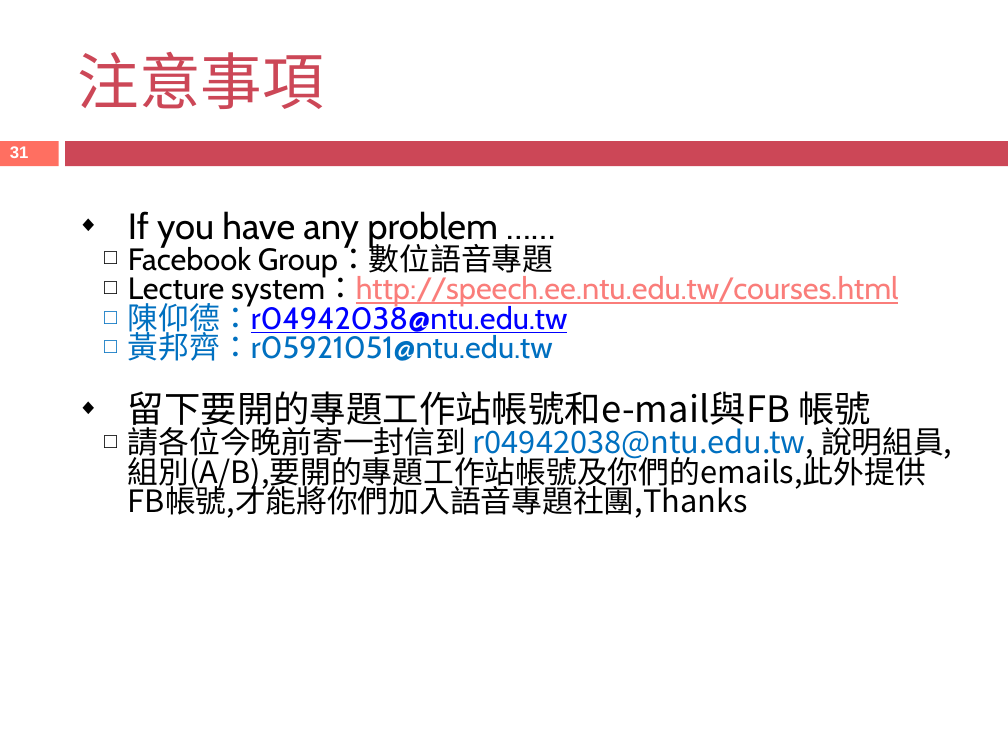
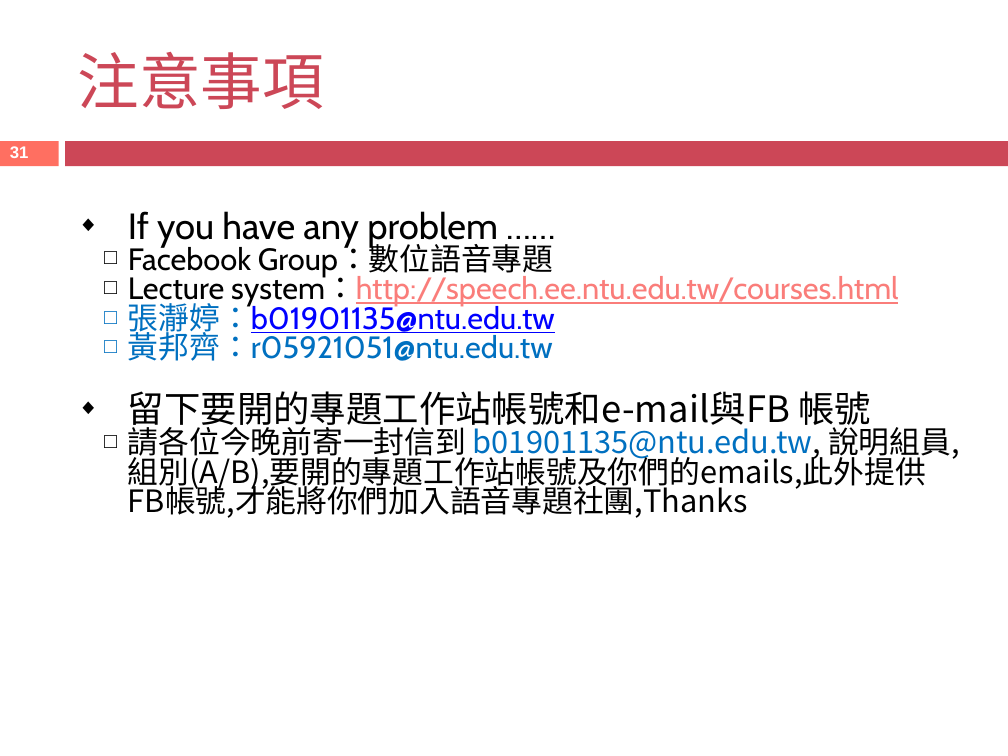
Before and after one commit to yangchris11/1052-003SP, a slide deck: slide 31 of SpeechProj1.pptx. Drawn at 1008x756 pixels with LibreOffice and Linux fonts; fonts in the diff are those of the drawing. Boxes give left, top, right and bottom in pixels: in the first picture for what was removed or moved away, otherwise in the second. Text is boxed around its words. In the diff, an @@ line names an element or a change of style, - is before the commit and + after.

```diff
--- a/SpeechProj1.pptx
+++ b/SpeechProj1.pptx
@@ text at box(128, 298, 555, 338): text changed @@
-  □ 陳仰德：r04942038@ntu.edu.tw
+  □ 張瀞婷：b01901135@ntu.edu.tw
@@ text at box(128, 422, 960, 518): text changed @@
-  □ 請各位今晚前寄一封信到 r04942038@ntu.edu.tw, 說明組員,組別(A/B),要開的專題工作站帳號及你們的emails,此外提供FB帳號,才能將你們加入語音專題社團,Thanks
+  □ 請各位今晚前寄一封信到 b01901135@ntu.edu.tw, 說明組員,組別(A/B),要開的專題工作站帳號及你們的emails,此外提供FB帳號,才能將你們加入語音專題社團,Thanks
```
Also in this commit, not shown: 1 other slide changed, 1 slide removed.
